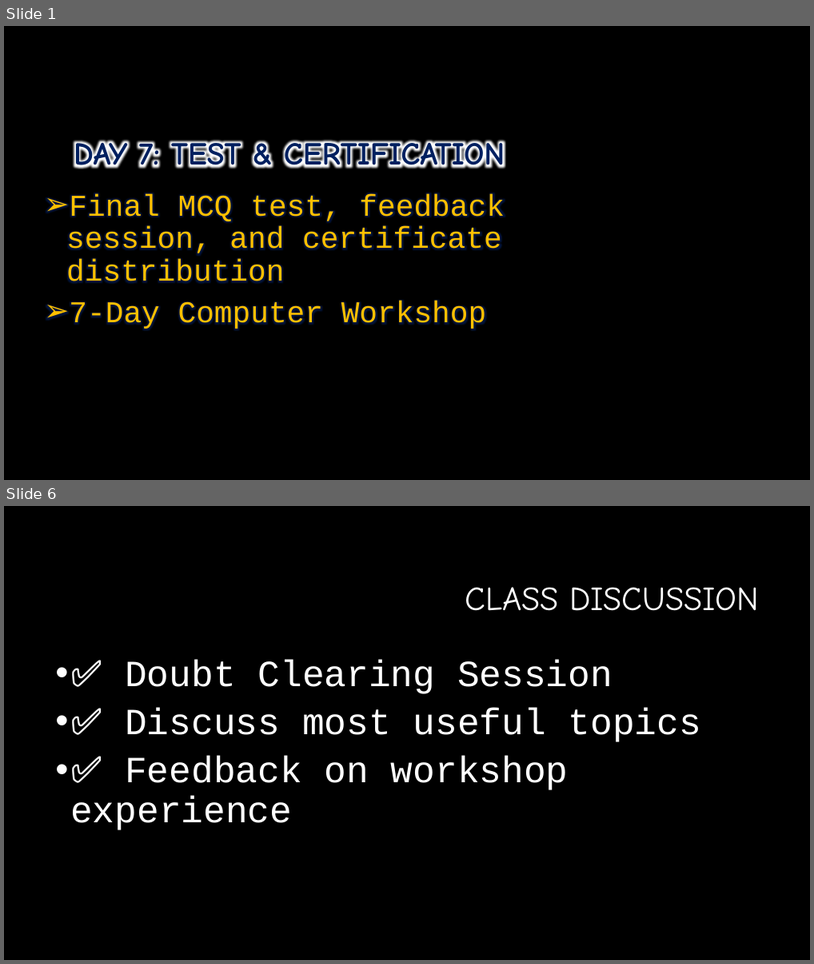
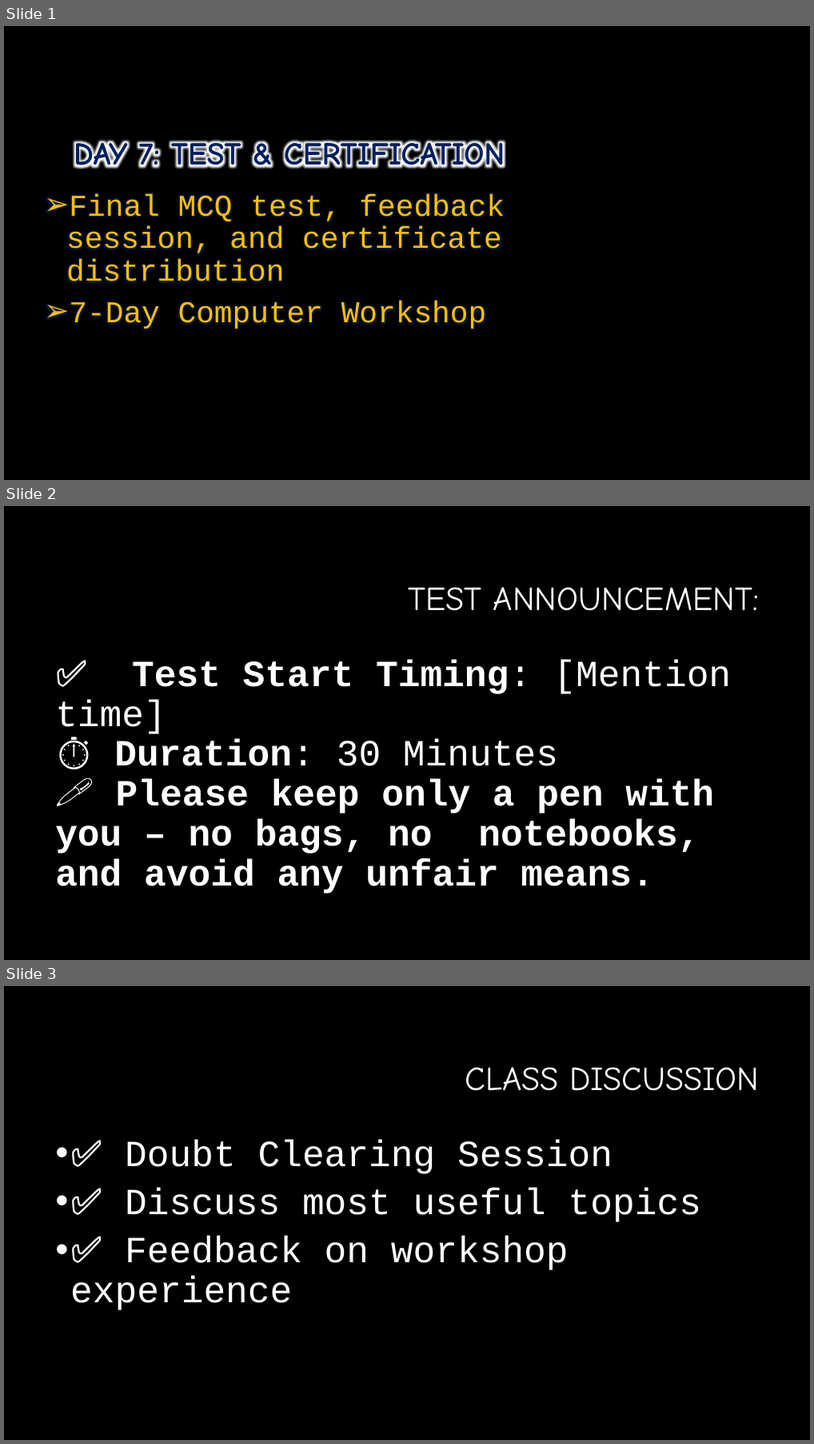
Before and after one commit to officialsurajarya/My-Hand-Written-Notes, a slide deck: 7 Days Workshop/Day7_Final_Project_Certification.pptx. Shown one above the other, each under a label of ours: slides 1 and 6 before the commit, slides 1, 2 and 3 after it; the slides between them are not shown. The pictures are 814x964 and 814x1444 pixels, drawn with LibreOffice and Linux fonts; fonts in the diff are those of the drawing; background and template pictures are left out. Boxes give left, top, right and bottom in pixels: in the first picture for what was removed or moved away, otherwise in the second. Text is boxed around its words. In the diff, an @@ line names an element or a change of style, - is before the commit and + after.

```diff
--- a/7 Days Workshop/Day7_Final_Project_Certification.pptx
+++ b/7 Days Workshop/Day7_Final_Project_Certification.pptx
@@ slide 2 added at [4,506,810,960], background #000000 @@
@@ title added at [409,587,759,611], 40 pt, text #FFFFFF @@
+TEST ANNOUNCEMENT:
@@ text added at [55,660,731,893], 44 pt, text #FFFFFF, bold @@
+✅ Test Start Timing: [Mention time]
+⏱️ Duration: 30 Minutes
+🖊️ Please keep only a pen with you – no bags, no notebooks, and avoid any unfair means.
@@ what was slide 6 is now slide 3 @@
```
Also in this commit, not shown: 1 slide changed, 5 slides removed, 11 other files.
